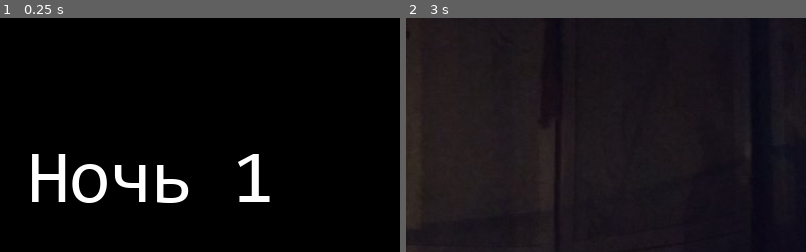
Above: before the commit, frames 1-2 (left to right).
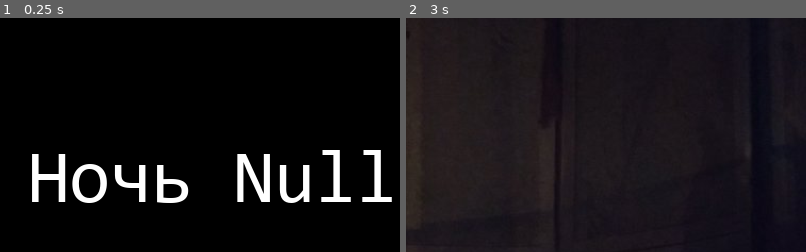
Above: after the commit, the same moments.

Repository: SuperTemich2005/Five-nights-with-Max-Remake2
Game: Godot game, scene res://frames/nightCOunt.tscn
Same seed, same stepped clock (60 frames per second), same inputs: the game is played once before the commit and once after it. This scene is started directly instead of the project's main scene. Sound files missing from this copy of the repository are replaced by a short silence.
Inputs (mouse positions are % of the whole screen's width and height, from its top left):
- Up to frame 1 (0.25 s): no input
- Up to frame 2 (3 s): tap Enter at 0.5, 2 s; move the mouse to (72, 45) at 0.52 s; tap Space (ui_select) at 0.77, 1.25, 1.52, 2.75 s; move the mouse to (30, 55) at 1.27 s; hold Left (ui_left) 1.28-2.03 s; move the mouse to (60, 28) at 2.02 s; move the mouse to (45, 70) at 2.77 s
The pictures show only the part of the screen within x 31-81%, y 13-63%; the shares and areas given below are measured in that part.

The runs differ from the first frame. In frame 1, 3.0% of the frame differs, in the area x 59-98%, y 56-80%; in frame 2, nothing differs.

Commit message:
checkpoint

Diff:
--- a/frames/Night.gd
+++ b/frames/Night.gd
@@ -34,7 +34,6 @@
 var sbuAI
 var olgaAI
 var AudioWhere
-var AudioOn
 
 # Called when the node enters the scene tree for the first time.
 func _ready():
@@ -70,7 +69,7 @@
 		titanAI = 0
 		lentolnAI = 0
 		swetlanAI = 0
-		gopAI = 0
+		gopAI = 20
 		sbuAI = 0
 		olgaAI = 0
 	else:
@@ -105,10 +104,6 @@
 	$Ambient.play()
 	$CamParent/WindowBG.hide()
 	$DoorItself.hide()
-	if gopAI <= 0:
-		$CamParent/CamItself/CamVP/Masya.hide()
-	else:
-		$CamParent/CamItself/CamVP/Masya.show()
 	if night != null and night < 7:
 		$PhoneCall1.set_stream(load("res://sounds/phonecall"+str(night)+".ogg"))
 	else:
@@ -166,13 +161,13 @@
 				$CamParent/CamItself/CamVP/Milka.show()
 			else:
 				$CamParent/CamItself/CamVP/Milka.hide()
-			if gopPos == 5:
+			if gopPos == 5 and gopAI >= 0:
 				$CamParent/CamItself/CamVP/Masya.show()
 			else:
 				$CamParent/CamItself/CamVP/Masya.hide()
 		2:
 			$CamParent/CamItself/MapBg/Generator.hide()
-			if gopPos == 4:
+			if gopPos == 4 and gopAI >= 0:
 				$CamParent/CamItself/CamVP/Masya.show()
 			else:
 				$CamParent/CamItself/CamVP/Masya.hide()
@@ -187,7 +182,7 @@
 				$CamParent/CamItself/CamVP/Milka.hide()
 		3:
 			$CamParent/CamItself/MapBg/Generator.hide()
-			if gopPos == 3:
+			if gopPos == 3 and gopAI >= 0:
 				$CamParent/CamItself/CamVP/Masya.show()
 			else:
 				$CamParent/CamItself/CamVP/Masya.hide()
@@ -202,7 +197,7 @@
 				$CamParent/CamItself/CamVP/Milka.hide()
 		4:
 			$CamParent/CamItself/MapBg/Generator.show()
-			if gopPos == 2:
+			if gopPos == 2 and gopAI >= 0:
 				$CamParent/CamItself/CamVP/Masya.show()
 			else:
 				$CamParent/CamItself/CamVP/Masya.hide()
@@ -212,7 +207,7 @@
 			else:
 				$CamParent/CamItself/CamVP/Max.hide()
 		5:
-			if gopPos == 1:
+			if gopPos == 1 and gopAI >= 0:
 				$CamParent/CamItself/CamVP/Masya.show()
 			else:
 				$CamParent/CamItself/CamVP/Masya.hide()
@@ -229,7 +224,7 @@
 		6:
 			$CamParent/CamItself/MapBg/Generator.hide()
 			$CamParent/CamItself/CamVP/Max.hide()
-			if gopPos == 0:
+			if gopPos == 0 and gopAI >= 0:
 				$CamParent/CamItself/CamVP/Masya.show()
 			else:
 				$CamParent/CamItself/CamVP/Masya.hide()
@@ -336,10 +331,6 @@
 
 
 func _on_MoveClk_timeout():
-	if gopAI <= 0:
-		$CamParent/CamItself/CamVP/Masya.hide()
-	else:
-		$CamParent/CamItself/CamVP/Masya.show()
 	$MoveClk.start()
 	$CamParent/Hint.hide()
 	var chance = randi() % (20-1) + 1
@@ -392,17 +383,7 @@
 			$CamParent/JumpScare.set_animation("SBU")
 	if chance < gopAI:
 		print("moving masya")
-		if AudioOn:
-			if abs(6-gopPos-AudioWhere) < 2:
-				gopPos = 6-AudioWhere
-				print("Masya moved to the camera where audio was played."+str(gopPos))
-				$DIEBITCH5.stop()
-				_on_DIEBITCH5_timeout()
-			else:
-				print("Sound played too far away "+str(abs(6-gopPos-AudioWhere))+" "+str(6-gopPos)+" "+str(AudioWhere))
-				gopPos = clamp(gopPos+1,0,5)
-		else:
-			gopPos = clamp(gopPos+1,0,5)
+		gopPos = clamp(gopPos+1,0,5)
 		if gopPos == 5:
 			print("Masya attacks")
 			$DIEBITCH5.start()
@@ -559,9 +540,12 @@
 	$ResetAudio.start()
 	print("Playing audio on"+str(curCam))
 	AudioWhere = curCam
-	AudioOn = 1
 
 
 func _on_ResetAudio_timeout():
-	AudioOn = 0
+	if abs(6-gopPos-AudioWhere) < 2:
+		gopPos = 6-AudioWhere
+		print("Masya moved to the camera where audio was played."+str(gopPos))
+		$DIEBITCH5.stop()
+		_on_DIEBITCH5_timeout()
 	print("Disabling audio")
--- a/frames/Night.tscn
+++ b/frames/Night.tscn
@@ -146,29 +146,29 @@
 "name": "cam_06",
 "speed": 5.0
 }, {
+"frames": [ ExtResource( 8 ) ],
+"loop": true,
+"name": "cam_03",
+"speed": 5.0
+}, {
+"frames": [ ExtResource( 11 ) ],
+"loop": true,
+"name": "cam_02",
+"speed": 5.0
+}, {
+"frames": [ ExtResource( 9 ) ],
+"loop": true,
+"name": "cam_04",
+"speed": 5.0
+}, {
 "frames": [ ExtResource( 10 ) ],
 "loop": true,
 "name": "cam_05",
 "speed": 5.0
 }, {
-"frames": [ ExtResource( 9 ) ],
-"loop": true,
-"name": "cam_04",
-"speed": 5.0
-}, {
-"frames": [ ExtResource( 8 ) ],
-"loop": true,
-"name": "cam_03",
-"speed": 5.0
-}, {
 "frames": [ ExtResource( 13 ) ],
 "loop": true,
 "name": "cam_01",
-"speed": 5.0
-}, {
-"frames": [ ExtResource( 11 ) ],
-"loop": true,
-"name": "cam_02",
 "speed": 5.0
 } ]
 
@@ -200,35 +200,35 @@
 "speed": 5.0
 } ]
 
-[sub_resource type="SpriteFrames" id=17]
-animations = [ {
+[sub_resource type="SpriteFrames" id=18]
+animations = [ {
+"frames": [ ExtResource( 52 ), ExtResource( 53 ) ],
+"loop": true,
+"name": "Titan",
+"speed": 15.0
+}, {
+"frames": [ ExtResource( 54 ) ],
+"loop": true,
+"name": "SBU",
+"speed": 5.0
+}, {
+"frames": [ ExtResource( 58 ) ],
+"loop": true,
+"name": "Masya",
+"speed": 5.0
+}, {
 "frames": [ ExtResource( 41 ), ExtResource( 42 ), ExtResource( 41 ), ExtResource( 42 ), ExtResource( 41 ), ExtResource( 42 ), ExtResource( 41 ), ExtResource( 42 ), ExtResource( 41 ) ],
 "loop": true,
 "name": "Milka",
 "speed": 15.0
 }, {
-"frames": [ ExtResource( 52 ), ExtResource( 53 ) ],
-"loop": true,
-"name": "Titan",
-"speed": 15.0
-}, {
-"frames": [ ExtResource( 54 ) ],
-"loop": true,
-"name": "SBU",
-"speed": 5.0
-}, {
-"frames": [ ExtResource( 58 ) ],
-"loop": true,
-"name": "Masya",
-"speed": 5.0
-}, {
 "frames": [ ExtResource( 35 ), ExtResource( 34 ), ExtResource( 35 ), ExtResource( 34 ), ExtResource( 35 ), ExtResource( 34 ), ExtResource( 35 ), ExtResource( 34 ) ],
 "loop": true,
 "name": "Max",
 "speed": 15.0
 } ]
 
-[sub_resource type="SpriteFrames" id=18]
+[sub_resource type="SpriteFrames" id=19]
 animations = [ {
 "frames": [ ExtResource( 46 ), ExtResource( 47 ) ],
 "loop": true,
@@ -553,18 +553,18 @@
 visible = false
 position = Vector2( -211.757, 249.184 )
 scale = Vector2( 2.80925, 2.80925 )
-frames = SubResource( 20 )
+frames = SubResource( 17 )
 
 [node name="JumpScare" type="AnimatedSprite" parent="CamParent"]
 visible = false
 position = Vector2( 535.812, 236.668 )
 scale = Vector2( 1.74056, 1.74056 )
-frames = SubResource( 17 )
+frames = SubResource( 18 )
 animation = "Masya"
 
 [node name="GenAlert" type="AnimatedSprite" parent="CamParent"]
 position = Vector2( 54.8309, 488.759 )
-frames = SubResource( 18 )
+frames = SubResource( 19 )
 
 [node name="HourClk" type="Timer" parent="."]
 wait_time = 60.0
@@ -591,7 +591,6 @@
 wait_time = 30.0
 
 [node name="ResetAudio" type="Timer" parent="."]
-wait_time = 6.0
 one_shot = true
 
 [node name="MovGameOver" type="Timer" parent="."]
--- a/frames/customnight.gd
+++ b/frames/customnight.gd
@@ -31,7 +31,8 @@
 
 
 func _on_Start_pressed():
-	get_tree().change_scene("res://frames/Night.tscn")
+	get_tree().change_scene("res://frames/nightCOunt.tscn")
+	$"/root/GlobalParameters".night = 7
 
 
 func _on_HarderMax_pressed():
--- a/frames/customnight.tscn
+++ b/frames/customnight.tscn
@@ -13,19 +13,19 @@
 size = 72
 font_data = ExtResource( 3 )
 
+[sub_resource type="DynamicFont" id=2]
+size = 78
+font_data = ExtResource( 3 )
+
+[sub_resource type="DynamicFont" id=3]
+size = 144
+font_data = ExtResource( 3 )
+
+[sub_resource type="DynamicFont" id=4]
+size = 162
+font_data = ExtResource( 3 )
+
 [sub_resource type="DynamicFont" id=5]
-size = 78
-font_data = ExtResource( 3 )
-
-[sub_resource type="DynamicFont" id=2]
-size = 144
-font_data = ExtResource( 3 )
-
-[sub_resource type="DynamicFont" id=3]
-size = 162
-font_data = ExtResource( 3 )
-
-[sub_resource type="DynamicFont" id=4]
 size = 128
 font_data = ExtResource( 3 )
 
--- a/frames/nightCOunt.gd
+++ b/frames/nightCOunt.gd
@@ -4,11 +4,10 @@
 # Declare member variables here. Examples:
 # var a = 2
 # var b = "text"
-var night = 1
-
 # Called when the node enters the scene tree for the first time.
 func _ready():
-	$Label.text = "Ночь "+str(night)
+	var params = get_node("/root/GlobalParameters")
+	$Label.text = "Ночь "+str(params.night)
 
 
 func _on_NextFrame_timeout():
--- a/frames/test.gd
+++ b/frames/test.gd
@@ -12,6 +12,9 @@
 	save_file = File.new()
 	if not save_file.file_exists("C:/Games/fnwmr.save"):
 		$"Load Game".hide()
+	else:
+		save_file.open("C:/Games/fnwmr.save", File.READ)
+		$"Load Game".text = "Ночь "+save_file.get_as_text().split(" ")[-1]
 
 
 
--- a/frames/test.tscn
+++ b/frames/test.tscn
@@ -128,7 +128,7 @@
 margin_right = 1018.14
 margin_bottom = 62.937
 custom_fonts/font = SubResource( 7 )
-text = "Билд 5 Pre-release 1"
+text = "Билд 5 Pre-release 2"
 __meta__ = {
 "_edit_use_anchors_": false
 }
@@ -139,7 +139,7 @@
 margin_right = 290.0
 margin_bottom = 592.0
 custom_fonts/font = SubResource( 7 )
-text = "AZIE Games 2021 (c) ST2005
+text = "AZIE Games 2021 © ST2005
 "
 __meta__ = {
 "_edit_use_anchors_": false
Not shown: 3 places in frames/Night.tscn that only renumber resources
Not shown: 22 places in frames/customnight.tscn that only renumber resources
Not shown, added: sounds/phonecall2.ogg.import
Not shown, added: sounds/phonecall3.ogg.import
Not shown, added: sounds/phonecall4.ogg.import
Not shown, added: sounds/phonecall5.ogg.import
Not shown, added: sounds/phonecall6.ogg.import
Binary file changed: textures/foes/Lentolna.png
Binary file added: textures/foes/Lentolna2.png
Not shown, added: textures/foes/Lentolna2.png.import
Not shown, added: Five nights at Max REMASTERED demo.exe
Not shown, changed: sounds/phonecall1.ogg
(and 5 more such lines)
